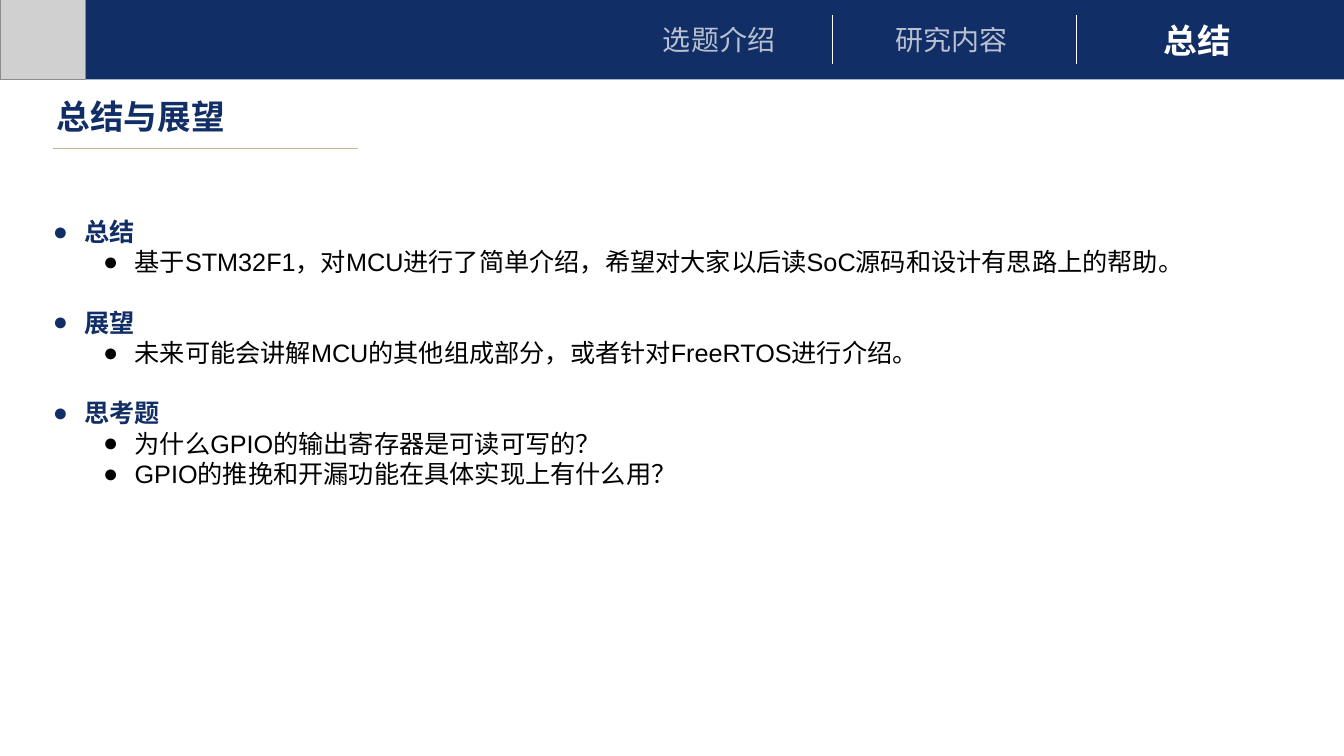
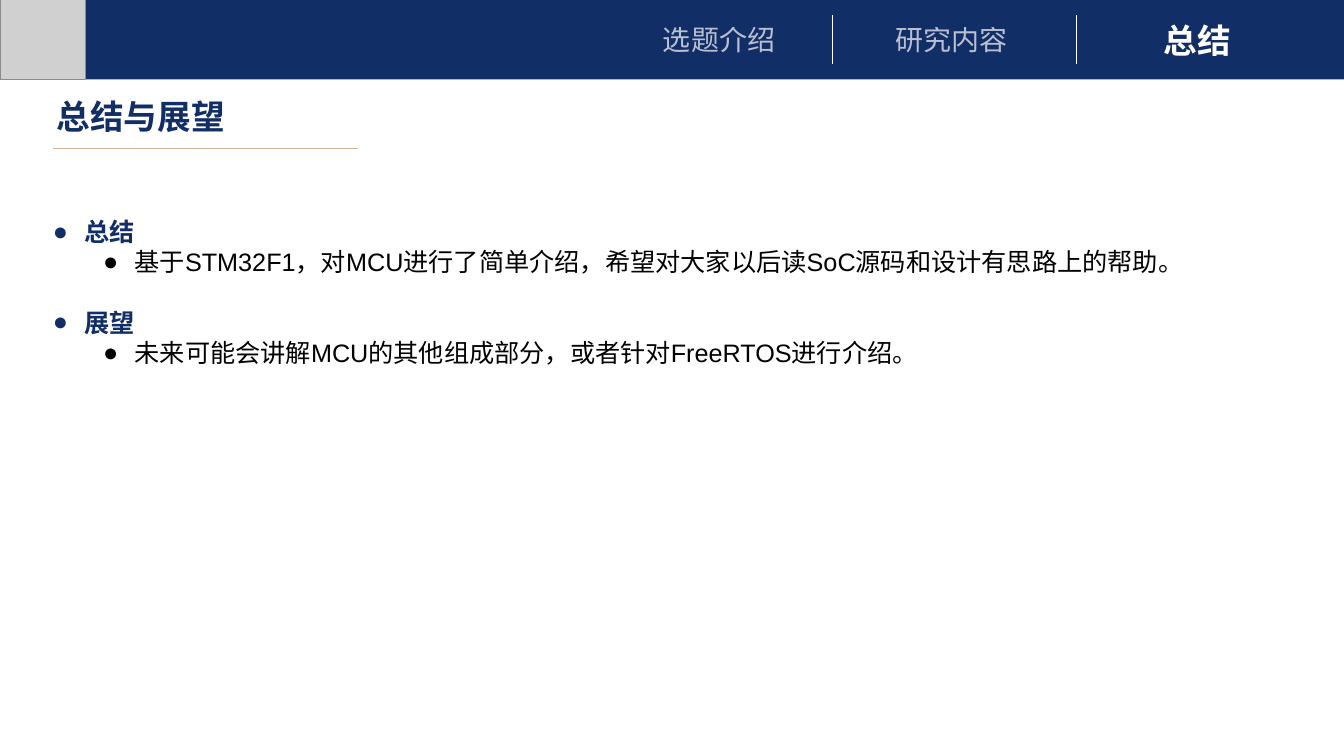
Before and after one commit to FINALxxx/UBL, a slide deck: slide 19 of UBL.pptx (slide 18 before the commit). Drawn at 1344x756 pixels with LibreOffice and Linux fonts; fonts in the diff are those of the drawing; grey boxes stand for pictures. Boxes give left, top, right and bottom in pixels: in the first picture for what was removed or moved away, otherwise in the second. Text is boxed around its words. In the diff, an @@ line names an element or a change of style, - is before the commit and + after.

```diff
--- a/UBL.pptx
+++ b/UBL.pptx
@@ text at bbox=[84, 400, 677, 485]: paragraphs removed @@
-● 思考题
-  ● 为什么GPIO的输出寄存器是可读可写的？
-  ● GPIO的推挽和开漏功能在具体实现上有什么用？
```
Also in this commit, not shown: 13 other slides changed, 1 slide added.
